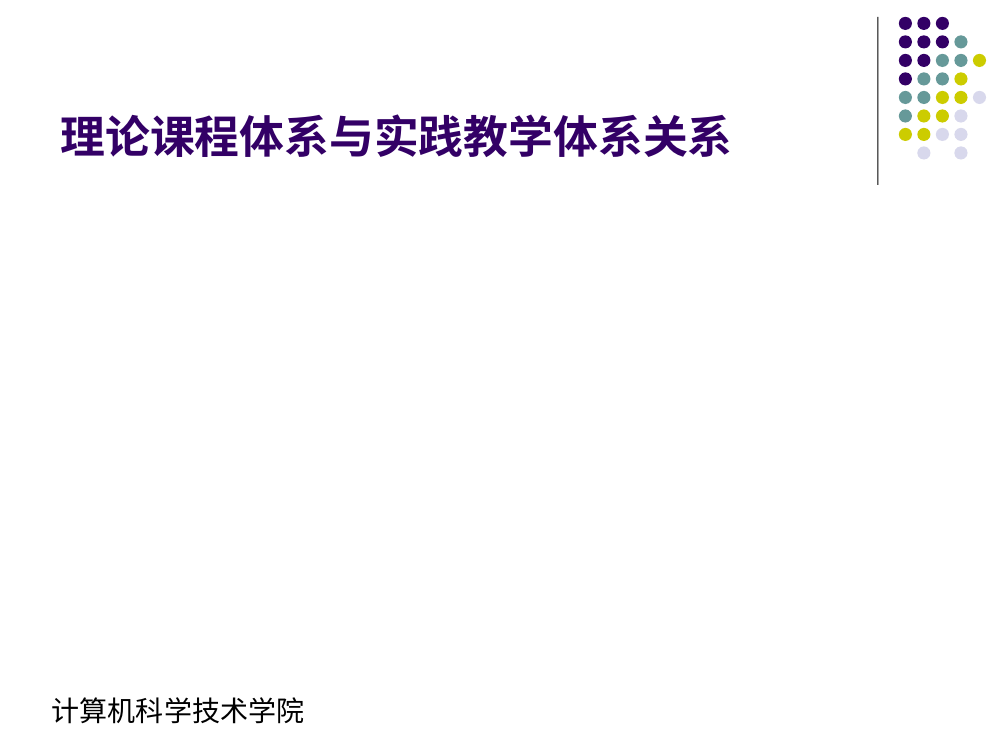
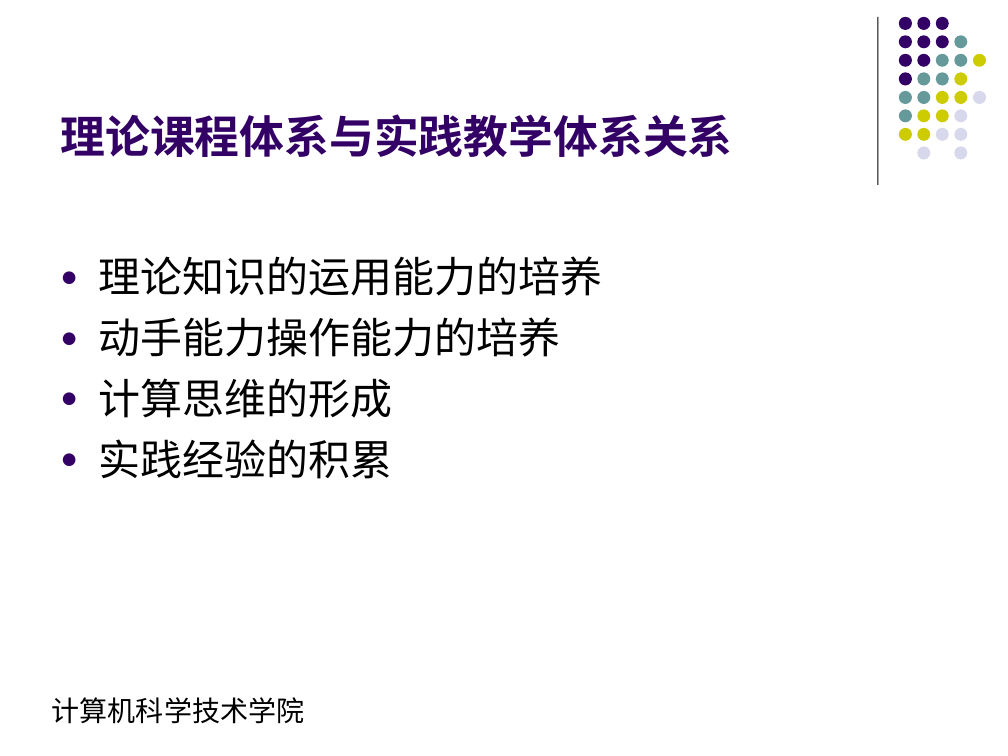
Before and after one commit to ciecclm/2016-, a slide deck: slide 7 of 网络编程培养方案汇报.ppt. Drawn at 1008x756 pixels with LibreOffice and Linux fonts; fonts in the diff are those of the drawing. Boxes give left, top, right and bottom in pixels: in the first picture for what was removed or moved away, otherwise in the second. Text is boxed around its words. In the diff, an @@ line names an element or a change of style, - is before the commit and + after.

```diff
--- a/网络编程培养方案汇报.ppt
+++ b/网络编程培养方案汇报.ppt
@@ text added at (x1=98, y1=256, x2=602, y2=479), 30 pt, text #000000 @@
+● 理论知识的运用能力的培养
+● 动手能力操作能力的培养
+● 计算思维的形成
+● 实践经验的积累
```
Also in this commit, not shown: 2 other slides changed, 1 other file.
